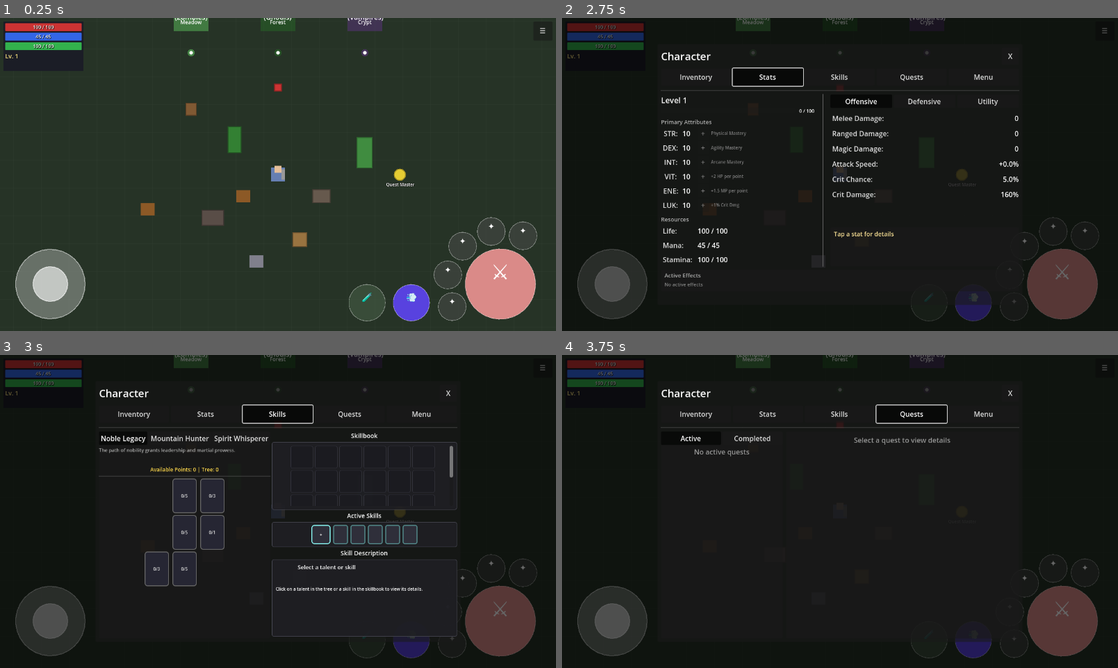
Above: before the commit, frames 1-4 (two rows, left to right).
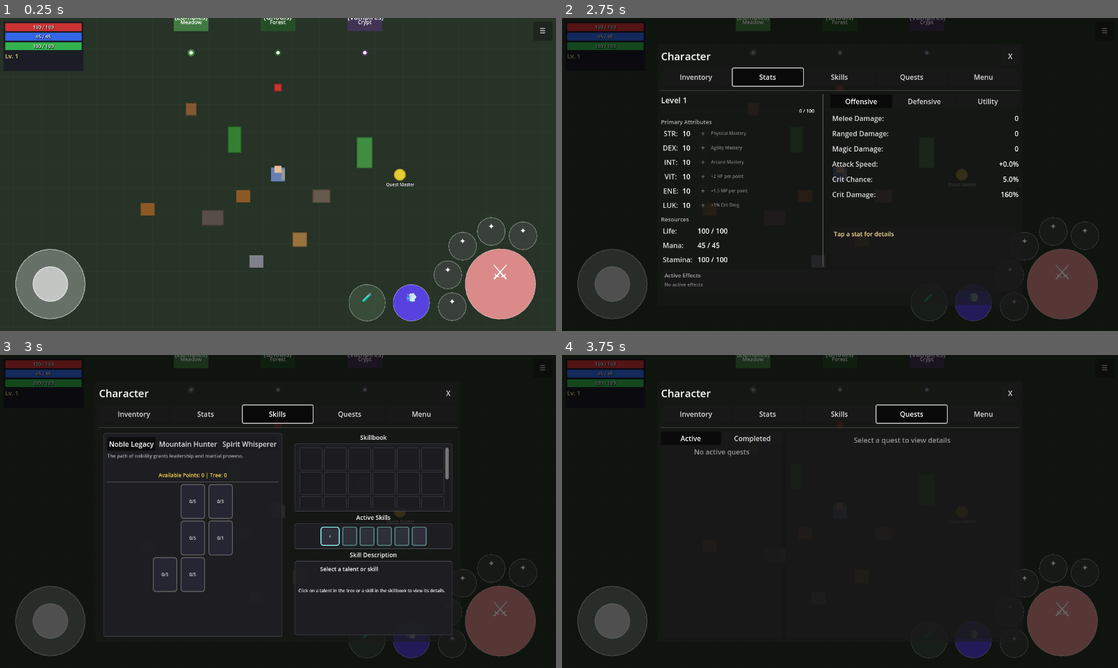
Above: after the commit, the same moments.

Repository: MatousHruska/MobileTestia
Game: Godot game, scene res://scenes/world/test_zone.tscn
Two runs of this game, one before a commit and one after it. Both use one fixed random seed, a clock stepped at 60 frames per second and the inputs below.
Inputs:
- Up to frame 1 (0.25 s): no input
- Up to frame 2 (2.75 s): click "☰" at 0.5 s; click "Inventory" at 1.25 s; click "Stats" at 2 s
- Up to frame 3 (3 s): click "Skills" at 2.75 s
- Up to frame 4 (3.75 s): click "Quests" at 3.5 s

Frames 1-2 are identical in both runs. In frame 3, 5.7% of the frame differs, in the area x 17-83%, y 24-90%; in frame 4, nothing differs.

Commit message:
Add percentage-based side padding to both columns and outline to talent panel

Diff:
--- a/scripts/ui/menu/skills_panel.gd
+++ b/scripts/ui/menu/skills_panel.gd
@@ -112,13 +112,36 @@
 	var main_hbox := HBoxContainer.new()
 	main_hbox.size_flags_horizontal = Control.SIZE_EXPAND_FILL
 	main_hbox.size_flags_vertical = Control.SIZE_EXPAND_FILL
+	main_hbox.add_theme_constant_override("separation", 8)
 	add_child(main_hbox)
 
+	# Left margin wrapper for talent tree
+	var left_margin := _create_percentage_margin()
+	left_margin.size_flags_horizontal = Control.SIZE_SHRINK_BEGIN
+	main_hbox.add_child(left_margin)
+
 	# Build left panel (Talent Tree)
-	_build_talent_tree_panel(main_hbox)
+	_build_talent_tree_panel(left_margin)
+
+	# Right margin wrapper for skillbook/description
+	var right_margin := _create_percentage_margin()
+	right_margin.size_flags_horizontal = Control.SIZE_EXPAND_FILL
+	right_margin.size_flags_vertical = Control.SIZE_EXPAND_FILL
+	main_hbox.add_child(right_margin)
 
 	# Build right panel (Skillbook + Description + Bind UI)
-	_build_right_panel(main_hbox)
+	_build_right_panel(right_margin)
+
+
+func _create_percentage_margin() -> MarginContainer:
+	var margin := MarginContainer.new()
+	# Use ~2% of typical screen width (around 8-12 pixels)
+	var side_margin := 10
+	margin.add_theme_constant_override("margin_left", side_margin)
+	margin.add_theme_constant_override("margin_right", side_margin)
+	margin.add_theme_constant_override("margin_top", 4)
+	margin.add_theme_constant_override("margin_bottom", 4)
+	return margin
 
 
 func _create_section_header(text: String) -> Label:
@@ -137,8 +160,23 @@
 	_left_panel.size_flags_vertical = Control.SIZE_EXPAND_FILL
 	parent.add_child(_left_panel)
 
+	# Style with border
+	var panel_style := StyleBoxFlat.new()
+	panel_style.bg_color = Color(0.12, 0.12, 0.14, 0.9)
+	panel_style.border_color = Color(0.3, 0.3, 0.35)
+	panel_style.set_border_width_all(1)
+	panel_style.set_corner_radius_all(4)
+	_left_panel.add_theme_stylebox_override("panel", panel_style)
+
+	var margin := MarginContainer.new()
+	margin.add_theme_constant_override("margin_left", 8)
+	margin.add_theme_constant_override("margin_right", 8)
+	margin.add_theme_constant_override("margin_top", 8)
+	margin.add_theme_constant_override("margin_bottom", 8)
+	_left_panel.add_child(margin)
+
 	var vbox := VBoxContainer.new()
-	_left_panel.add_child(vbox)
+	margin.add_child(vbox)
 
 	# Tree tabs
 	_tree_tabs = HBoxContainer.new()
